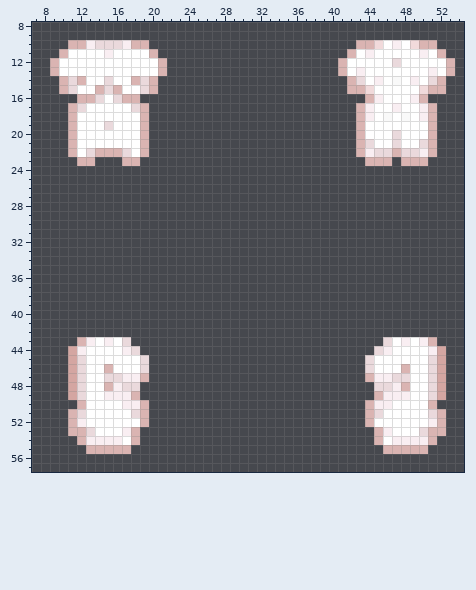
Pixel-art sprite: Resources/Textures/Mobs/Species/Human/parts.rsi/torso_f.png. Above: the version before the commit.
The file is 64x64 pixels. Colours within 5 levels of each other are drawn and written as one. Shown: x 7..54, y 8..57.
Once edited:
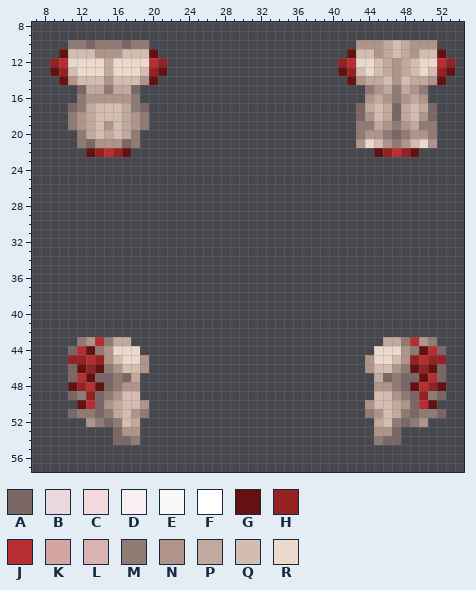
Palette (. is transparent): A #7a6664  B #ead9dc  C #f1dadb  D #f9eef2  E #f9f9f9  F #ffffff  G #631111  H #942222  J #b62e31  K #d4a6a2  L #dab4b2  M #8e7b73  N #b0948a  P #c1a99e  Q #d3bdb1  R #ebdacb
Changes in this commit:
Changed rows in their new state; - is an unchanged pixel.
first column x 9:
10 --MMAMMMAMM-----------------------NNNPQPNNN--
11 -GQQQNNNQQQG---------------------GQQNPQPNQQG-
12 HJRRRRPRRRRJH-------------------HJRRQPNPQRRJH
13 GHQRRRPRRRQHG-------------------GHQRQPNPQRQHG
14 -GNQQQNQQQNG---------------------GNPPQNQPPNG-
15 -..APPMPPA..---------------------..MNPMPNM..-
16 ---MNNNNNM-------------------------NPNMNPN---
17 --AMPQQQPMA-----------------------APQPAPQPA--
18 --MNPQQQPNM-----------------------ANQPAPQNA--
19 --MNPQNQPNM-----------------------MMPNMNPMM--
20 --.MPQPQPM.-----------------------MNNMAMNNM--
21 --.MANNNAM.-----------------------NRQNMNQRN--
22 --..GHJHG..-----------------------..GHJHG..--
23 ---..---..-------------------------...-...---
first column x 11:
43 -MNJMPP----------------------------PPMJNM-
44 AJGMNRRR--------------------------RRRNMGJA
45 HHJHNQRRN------------------------NRRQNHJHH
46 AGHGMNQQN------------------------NQQNMGHGA
47 AJGAAMAP.------------------------.PAMAAGJA
48 GHJGAMNN--------------------------NNMAGJHG
49 AMHAMNQQ--------------------------QQNMAHMA
50 -GJANPQQN------------------------NQQPNAJG-
51 AMMAMPQNM------------------------MNQPMAMMA
52 ..NMAMQP.------------------------.PQMAMN..
53 .....ANN--------------------------NNA.....
54 -....AAM--------------------------MAA....-
55 --.....----------------------------.....--
Where, in picture pixels (left, top, right, bottom), the same in both pictures:
changed: (50, 40, 167, 166)
changed: (338, 40, 455, 166)
changed: (68, 337, 149, 454)
changed: (365, 337, 446, 454)
